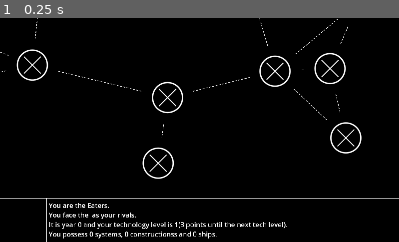
Above: before the commit, frame 1.
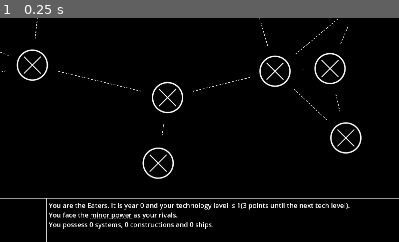
Above: after the commit, the same moment.

Repository: snhumphr/starpath
Game: Godot game, scene res://scenes/game.tscn
Same seed, same stepped clock (60 frames per second), same inputs: the game is played once before the commit and once after it.
Inputs:
- Up to frame 1 (0.25 s): no input
The pictures show only the part of the screen within x 26-76%, y 50-100%; the shares and areas given below are measured in that part.

The runs differ from the first frame. In frame 1, 2.3% of the frame differs, in the area x 12-88%, y 82-99%.

Commit message:
Adds mouseover tooltips to enemy faction names. So far these only contain info on their current tech level.

Diff:
--- a/classes/galaxy.gd
+++ b/classes/galaxy.gd
@@ -128,16 +128,15 @@
 
 	return ship_dict
 
-func get_ships_by_player(owner_id: int) -> Dictionary:
+func get_ships_by_player() -> Dictionary:
 
 	var ship_dict: Dictionary = {}
 
+	for player in self.players:
+		ship_dict[player.player_id] = []
+
 	for ship in self.ships:
-
-		if ship.player_id == owner_id:
-			if not ship_dict.has(ship.player_id):
-				ship_dict[ship.player_id] = []
-			ship_dict[ship.player_id].append(ship)
+		ship_dict[ship.player_id].append(ship)
 
 	return ship_dict
 
--- a/scenes/game.tscn
+++ b/scenes/game.tscn
@@ -8,6 +8,7 @@
 [ext_resource type="Script" uid="uid://8mlgoqboplrc" path="res://scripts/turn_processor.gd" id="4_gee14"]
 [ext_resource type="Script" uid="uid://b8rlw5q5swd7e" path="res://scripts/action_panel.gd" id="7_0tnpc"]
 [ext_resource type="StyleBox" uid="uid://ch2885y5mpl7l" path="res://assets/panels/monowhite.tres" id="7_u5sy4"]
+[ext_resource type="Script" uid="uid://qf127cl75vkx" path="res://scripts/factions_desc.gd" id="9_0tnpc"]
 
 [sub_resource type="StyleBoxLine" id="StyleBoxLine_p57ef"]
 content_margin_left = 4.0
@@ -146,10 +147,12 @@
 [node name="FactionsDesc" type="RichTextLabel" parent="GameBox/BottomBar"]
 layout_mode = 2
 size_flags_horizontal = 3
+bbcode_enabled = true
 text = "You are the IMMORTAL EMPIRE.
 You face the EATERS, the ANCIENTS and the INTERLOPERS as your rivals.
 It is year 999 and your technology level is 10.
 You possess 99 systems, 77 buildings and 166 ships."
+script = ExtResource("9_0tnpc")
 
 [node name="MarginContainer" type="MarginContainer" parent="GameBox/BottomBar"]
 layout_mode = 2
--- a/scenes/queued_action.tscn
+++ b/scenes/queued_action.tscn
@@ -1,6 +1,6 @@
 [gd_scene load_steps=3 format=3 uid="uid://dymthhkvu0s06"]
 
-[ext_resource type="Script" uid="uid://b0wnnqa0eux8n" path="res://scenes/queued_action.gd" id="1_11e67"]
+[ext_resource type="Script" uid="uid://b0wnnqa0eux8n" path="res://scripts/queued_action.gd" id="1_11e67"]
 [ext_resource type="StyleBox" uid="uid://dephhdukxnrse" path="res://assets/panels/blackwhite.tres" id="2_s3mjx"]
 
 [node name="QueuedAction" type="MarginContainer" groups=["queued_action"]]
--- /dev/null
+++ b/scenes/tooltip.tscn
@@ -0,0 +1,19 @@
+[gd_scene load_steps=2 format=3 uid="uid://c8s7tx7biomyp"]
+
+[ext_resource type="StyleBox" uid="uid://dpns7fitr3coh" path="res://assets/panels/monoblack.tres" id="1_7dicn"]
+
+[node name="ToolTip" type="PanelContainer"]
+anchors_preset = 15
+anchor_right = 1.0
+anchor_bottom = 1.0
+offset_right = -1867.0
+offset_bottom = -1057.0
+grow_horizontal = 2
+grow_vertical = 2
+mouse_filter = 1
+theme_override_styles/panel = ExtResource("1_7dicn")
+
+[node name="ToolTipText" type="Label" parent="."]
+layout_mode = 2
+text = "ERROR"
+horizontal_alignment = 1
--- /dev/null
+++ b/scripts/factions_desc.gd
@@ -0,0 +1,12 @@
+extends RichTextLabel
+
+func _make_custom_tooltip(for_text: String) -> Object:
+
+	if for_text == "":
+		return null
+
+	var tooltip_scene = load("res://scenes/tooltip.tscn")
+	var instance = tooltip_scene.instantiate()
+	instance.get_node("ToolTipText").set_text(for_text)
+
+	return instance
--- a/scripts/game.gd
+++ b/scripts/game.gd
@@ -209,25 +209,52 @@
 		LeftDesc.set_text(system.get_system_description(self.galaxy))
 
 func update_factions_desc() -> void:
-	var desc_template: String = "You are the $faction_name.
+	var desc_template: String = "You are the $faction_name. It is year $current_turn and your technology level is $tech_level.
 You face the $enemy_names as your rivals.
-It is year $current_turn and your technology level is $tech_level.
-You possess $num_systems system$sys_s, $num_constructions constructions$const_s and $num_ships ship$ship_s."
+You possess $num_systems system$sys_s, $num_constructions construction$const_s and $num_ships ship$ship_s."
 
 	var desc_format: Dictionary = {
 		"$faction_name": self.galaxy.get_faction_name(galaxy.player_id, 1, false),
 		"$current_turn": str(self.galaxy.current_turn),
-		"$tech_level": str(self.galaxy.factions[self.galaxy.player_id].calculate_tech_level()), #TODO: count tech points too!
+		"$tech_level": str(self.galaxy.factions[self.galaxy.player_id].calculate_tech_level()),
 		"$num_systems": str(self.galaxy.get_systems_owned_by_player(galaxy.player_id).size()),
 		"$sys_s": "s",
 		"$num_constructions": str(self.galaxy.get_constructions_owned_by_player(galaxy.player_id).size()),
 		"$const_s": "s",
-		"$num_ships": str(self.galaxy.get_ships_by_player(self.galaxy.player_id).size()),
+		"$num_ships": str(self.galaxy.get_ships_by_player()[self.galaxy.player_id].size()),
 		"$ship_s": "s",
 		"$enemy_names": "",
 	}
 
+	var enemies_dict: Dictionary = {}
+	for player_id in self.galaxy.factions.keys():
+		if player_id != self.galaxy.player_id: #TODO: filter out indep factions too
+			enemies_dict[self.galaxy.get_faction_name(player_id, 1)] = self.galaxy.factions[player_id]
+
 	var enemies_template: String = ""
+	var enemies_format: Dictionary = {}
+	var index: int = 0
+	while index < enemies_dict.keys().size() -1:
+
+		if index != 0:
+			enemies_template += ", "
+
+		enemies_template += "$fac" + str(index)
+		var enemies_hint: String = "Tech level " + str(enemies_dict[enemies_dict.keys()[index]].calculate_tech_level())
+		enemies_hint += "(" + str(enemies_dict[enemies_dict.keys()[index]].calculate_points_for_advancement()) + " to next tech level)"
+		enemies_format["$fac" + str(index)] = "[hint=" + enemies_hint + "]" + self.galaxy.get_faction_name(enemies_dict[enemies_dict.keys()[index]].player_id, 1)
+		enemies_format["$fac" + str(index)] += "[/hint]"
+		index += 1
+	if enemies_dict.keys().size() > 1:
+		enemies_template += " and "
+	enemies_template += "$fac" + str(index)
+	var enemies_hint: String = "Tech level " + str(enemies_dict[enemies_dict.keys()[index]].calculate_tech_level())
+	enemies_hint += "(" + str(enemies_dict[enemies_dict.keys()[index]].calculate_points_for_advancement()) + " to next tech level)"
+	enemies_format["$fac" + str(index)] = "[hint=" + enemies_hint + "]" + self.galaxy.get_faction_name(enemies_dict[enemies_dict.keys()[index]].player_id, 1)
+	enemies_format["$fac" + str(index)] += "[/hint]"
+	enemies_template = enemies_template.format(enemies_format, "_")
+
+	desc_format["$enemy_names"] = enemies_template
 
 	desc_format["$tech_level"] += "(" + str(self.galaxy.factions[self.galaxy.player_id].calculate_points_for_advancement()) + " points until the next tech level)"
 
Not shown: 1 places in scenes/game.tscn that only renumber resources
Not shown, added: scripts/factions_desc.gd.uid
Renamed: scenes/queued_action.gd -> scripts/queued_action.gd
Renamed: scenes/queued_action.gd.uid -> scripts/queued_action.gd.uid
